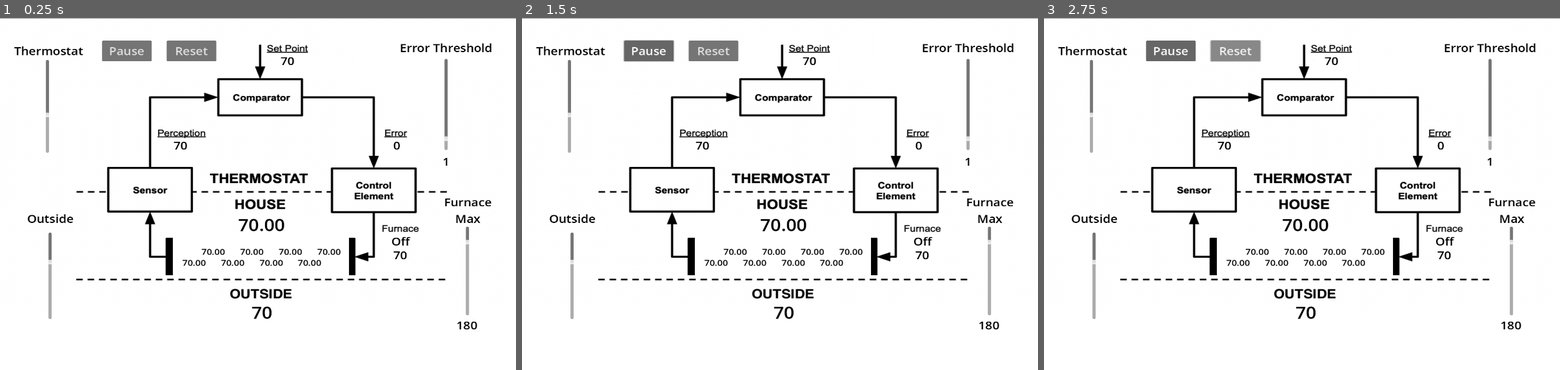
Above: before the commit, frames 1-3 (left to right).
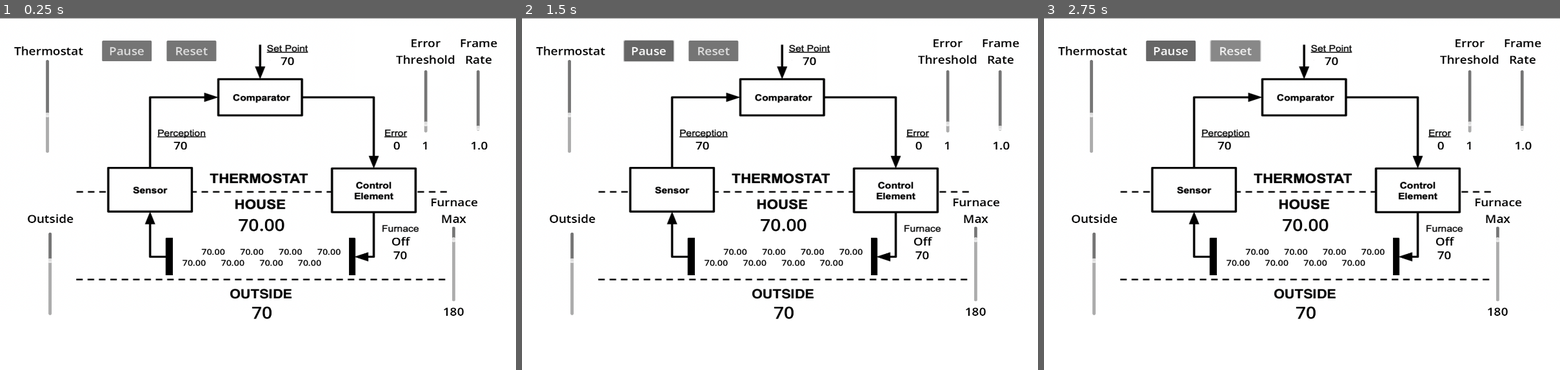
Above: after the commit, the same moments.

Repository: speery/mitw-thermostat-1
Game: Godot game, scene res://main.tscn
The game is run twice, just before and just after one commit, with the same random seed, the same clock (stepped at 60 frames per second) and the same inputs.
Inputs:
- Up to frame 1 (0.25 s): no input
- Up to frame 2 (1.5 s): tap Enter at 0.5 s; click "Pause" at 1.25 s
- Up to frame 3 (2.75 s): click "Reset" at 2 s

The runs differ from the first frame. In frame 1, 1.6% of the frame differs, in the area x 9-97%, y 6-89%; in frame 2, 1.6%; in frame 3, 1.6%.

Commit message:
Adds frame rate slider.

Diff:
--- a/main.gd
+++ b/main.gd
@@ -5,6 +5,7 @@
 
 var thermostat_value: int = 70
 var error_threshold: int = 1
+var frame_rate: float = 1.0
 var error_value: int = 0
 var furnace_temp_value: int = 70
 var furnace_max_value: int = 180
@@ -125,6 +126,22 @@
 func _on_error_threshold_slider_value_changed(value: float) -> void:
 	error_threshold = value
 	$Bkgnd/ErrorThresholdValue.text = str(value as int)
+
+
+# Frame Rate Slider
+func _on_frame_rate_slider_drag_started() -> void:
+	pass # Replace with function body.
+
+
+func _on_frame_rate_slider_drag_ended(value_changed: bool) -> void:
+	pass # Replace with function body.
+
+
+func _on_frame_rate_slider_value_changed(value: float) -> void:
+	frame_rate = value
+	$Bkgnd/FrameRateValue.text = str(value)
+	$Timer.set_wait_time(1/value)
+
 
 
 # Outside Slider
--- a/main.tscn
+++ b/main.tscn
@@ -52,9 +52,9 @@
 
 [node name="ErrorValue" type="Label" parent="Bkgnd"]
 offset_left = 334.146
-offset_top = -188.449
+offset_top = -188.0
 offset_right = 374.146
-offset_bottom = -143.449
+offset_bottom = -143.0
 text = "0"
 label_settings = SubResource("LabelSettings_lquwl")
 horizontal_alignment = 1
@@ -76,43 +76,74 @@
 label_settings = ExtResource("3_1bvp3")
 
 [node name="ErrorThresholdSlider" type="VSlider" parent="Bkgnd"]
-offset_left = 463.031
-offset_top = -416.71
-offset_right = 504.031
-offset_bottom = -151.71
+offset_left = 410.441
+offset_top = -384.0
+offset_right = 451.441
+offset_bottom = -203.0
 max_value = 10.0
 value = 1.0
 
 [node name="ErrorThresholdLabel" type="Label" parent="Bkgnd"]
-offset_left = 361.594
-offset_top = -472.449
-offset_right = 603.594
-offset_bottom = -427.449
-text = "Error Threshold"
-label_settings = ExtResource("3_1bvp3")
+offset_left = 309.389
+offset_top = -486.0
+offset_right = 551.389
+offset_bottom = -393.0
+text = "Error
+Threshold"
+label_settings = ExtResource("3_1bvp3")
+horizontal_alignment = 1
 
 [node name="ErrorThresholdValue" type="Label" parent="Bkgnd"]
-offset_left = 457.065
-offset_top = -140.673
-offset_right = 510.065
-offset_bottom = -95.6729
+offset_left = 403.24
+offset_top = -188.0
+offset_right = 456.24
+offset_bottom = -143.0
 text = "1"
 label_settings = ExtResource("3_1bvp3")
 horizontal_alignment = 1
 
+[node name="FrameRateSlider" type="VSlider" parent="Bkgnd"]
+offset_left = 550.295
+offset_top = -384.0
+offset_right = 584.295
+offset_bottom = -208.0
+min_value = 0.5
+max_value = 10.0
+step = 0.5
+value = 0.5
+
+[node name="FrameRateLabel" type="Label" parent="Bkgnd"]
+offset_left = 519.352
+offset_top = -486.0
+offset_right = 617.352
+offset_bottom = -393.0
+text = "Frame
+Rate"
+label_settings = ExtResource("3_1bvp3")
+horizontal_alignment = 1
+
+[node name="FrameRateValue" type="Label" parent="Bkgnd"]
+offset_left = 540.954
+offset_top = -188.0
+offset_right = 598.954
+offset_bottom = -143.0
+text = "1.0"
+label_settings = ExtResource("3_1bvp3")
+horizontal_alignment = 1
+
 [node name="FurnaceMaxSlider" type="VSlider" parent="Bkgnd"]
-offset_left = 531.053
+offset_left = 495.0
 offset_top = 71.0
-offset_right = 547.053
-offset_bottom = 329.0
+offset_right = 511.0
+offset_bottom = 288.0
 min_value = 70.0
 max_value = 200.0
 value = 180.0
 
 [node name="FurnaceMaxLabel" type="Label" parent="Bkgnd"]
-offset_left = 477.948
+offset_left = 441.944
 offset_top = -23.0
-offset_right = 601.948
+offset_right = 565.944
 offset_bottom = 70.0
 text = "Furnace
 Max"
@@ -120,10 +151,10 @@
 horizontal_alignment = 1
 
 [node name="FurnaceMaxValue" type="Label" parent="Bkgnd"]
-offset_left = 494.149
-offset_top = 335.0
-offset_right = 581.149
-offset_bottom = 380.0
+offset_left = 459.2
+offset_top = 295.0
+offset_right = 546.2
+offset_bottom = 343.0
 text = "180"
 label_settings = ExtResource("3_1bvp3")
 horizontal_alignment = 1
@@ -155,10 +186,10 @@
 label_settings = ExtResource("5_7mycd")
 
 [node name="OutsideSlider" type="VSlider" parent="Bkgnd"]
-offset_left = -560.889
-offset_top = 87.7943
-offset_right = -544.889
-offset_bottom = 340.794
+offset_left = -561.0
+offset_top = 88.0
+offset_right = -545.0
+offset_bottom = 328.0
 min_value = -30.0
 max_value = 120.0
 value = 70.0
@@ -262,7 +293,6 @@
 text = "Reset"
 
 [node name="Timer" type="Timer" parent="."]
-wait_time = 2.0
 autostart = true
 ignore_time_scale = true
 
@@ -272,6 +302,9 @@
 [connection signal="drag_ended" from="Bkgnd/ErrorThresholdSlider" to="." method="_on_error_threshold_slider_drag_ended"]
 [connection signal="drag_started" from="Bkgnd/ErrorThresholdSlider" to="." method="_on_error_threshold_slider_drag_started"]
 [connection signal="value_changed" from="Bkgnd/ErrorThresholdSlider" to="." method="_on_error_threshold_slider_value_changed"]
+[connection signal="drag_ended" from="Bkgnd/FrameRateSlider" to="." method="_on_frame_rate_slider_drag_ended"]
+[connection signal="drag_started" from="Bkgnd/FrameRateSlider" to="." method="_on_frame_rate_slider_drag_started"]
+[connection signal="value_changed" from="Bkgnd/FrameRateSlider" to="." method="_on_frame_rate_slider_value_changed"]
 [connection signal="drag_ended" from="Bkgnd/FurnaceMaxSlider" to="." method="_on_furnace_max_slider_drag_ended"]
 [connection signal="drag_started" from="Bkgnd/FurnaceMaxSlider" to="." method="_on_furnace_max_slider_drag_started"]
 [connection signal="value_changed" from="Bkgnd/FurnaceMaxSlider" to="." method="_on_furnace_max_slider_value_changed"]
